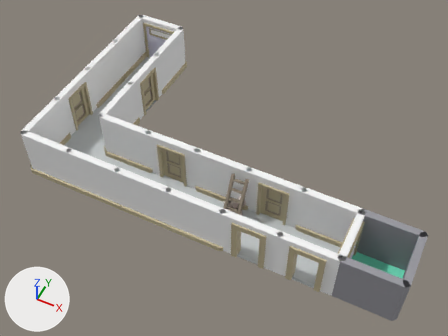
The FBX model Assets/Models/Remastered Models/Level_0_2-Alt_Locked.fbx, before and after one commit.
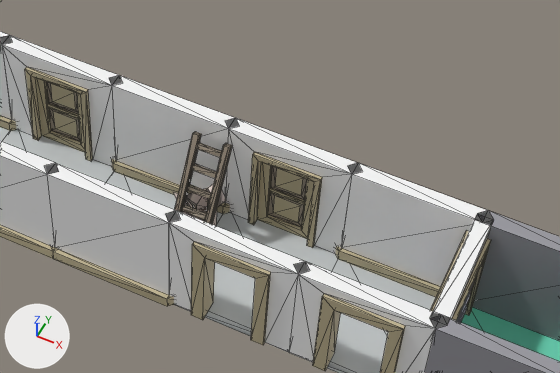
The first picture shows the older version from a camera (50 mm lens) standing at (0.52, -11.93, 17.77) and looking at (-6.47, 2.04, 0.31). The close-ups show both versions on the part from 32% to 88% of the width and 34% to 84% of the height of that picture; other places that the commit changed are outside them. Lighting does not change. The marker at lower left points along +X, +Y and +Z. The close-ups show mesh edges as thin lines. Where no turn or scale is listed for an object, it has been applied to the vertices. Vertices at the same position are counted once.

Names of what the first close-up shows: 'mergedBlocks'.
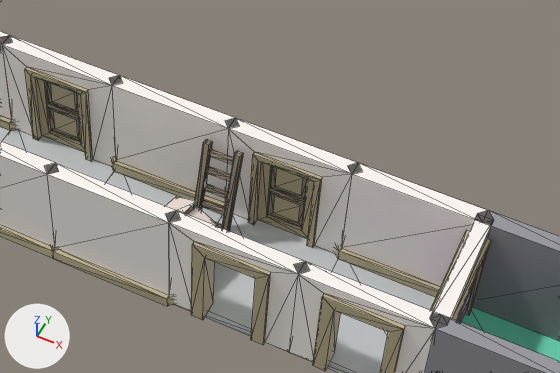
Changed parts and their boxes (x1, y1, x2, y2) in the close-ups (560 x 373 px; the box of a moved part takes in the faces that stretch with it):
part 1 of me_mesh, moved or reshaped: before (174, 132, 232, 225); after (193, 139, 244, 231)
part 2 of me_mesh, added: after (166, 196, 218, 227)
part 3 of me_mesh, deleted: before (173, 183, 226, 226)

Edits to the bpy script that builds the scene:
```text
Change me_mesh:
    used by ob_mergedblocks; location = (0.0, 0.0, 0.0)
    remove me_mesh.from_pydata(...)  # 968 vertices, 2060 faces; spans x -13.21..1.13, y -1.21..7.21, z -0.2..2.0
    add me_mesh.from_pydata(...)  # 948 vertices, 2030 faces; spans x -13.21..1.13, y -1.21..7.21, z -0.2..2.0
    me_mesh part 1: the loose piece of 72 vertices spanning x -5.52..-4.88, y -0.25..0.8, z -0.01..1.81 is multiplied about its middle by the matrix ((1.0, 0.0, 0.0), (0.0, 0.937, -0.236), (0.0, 0.251, 0.88)), then moved by (0.2, 0.21, -0.08)
    me_mesh part 2: a new loose piece of 20 vertices spanning x -5.72..-4.71, y -0.74..0.17, z 0.02..1.09
    me_mesh part 3: the loose piece of 20 vertices spanning x -5.7..-4.87, y 0.09..0.91, z 0.02..0.64 is deleted
```
